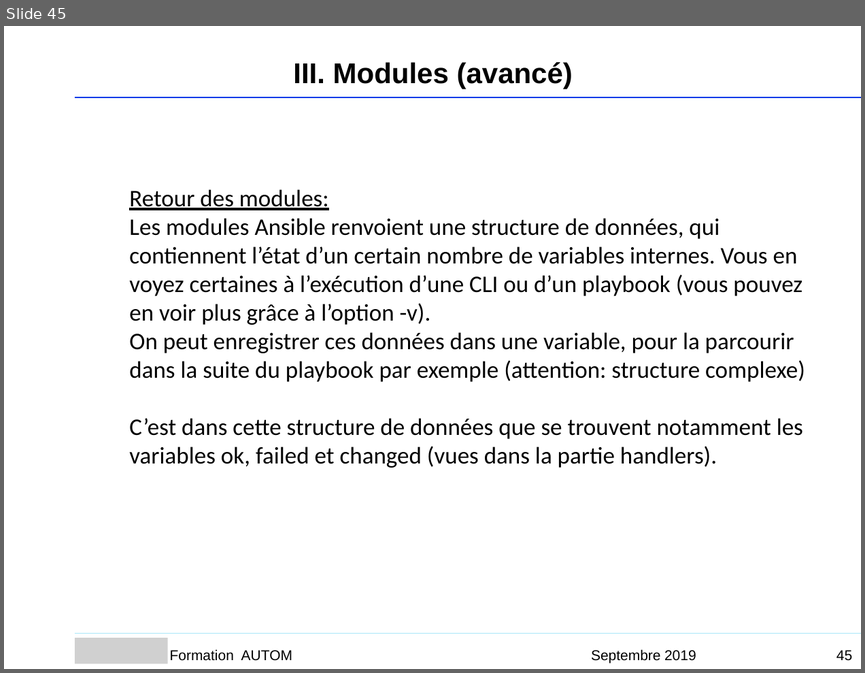
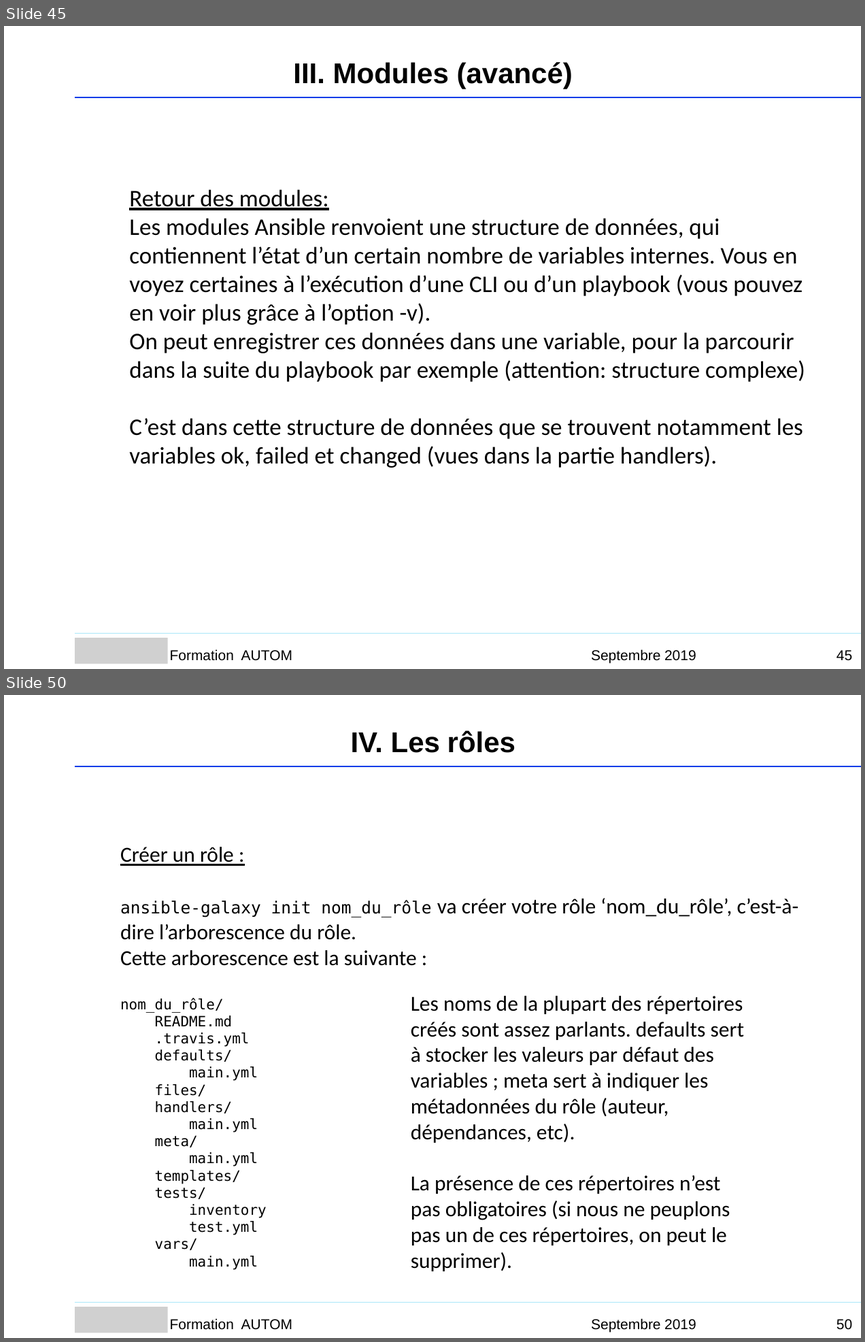
Before and after one commit to Sputnik93/cours_ansible, a slide deck: Ansible_support_cours_AGO.ppt. Shown one above the other, each under a label of ours: slide 45 before the commit, slides 45 and 50 after it; the slides between them are not shown. The pictures are 865x673 and 865x1342 pixels, drawn with LibreOffice and Linux fonts; fonts in the diff are those of the drawing; grey boxes stand for pictures; background and template pictures are left out. Boxes give left, top, right and bottom in pixels: in the first picture for what was removed or moved away, otherwise in the second. Text is boxed around its words. In the diff, an @@ line names an element or a change of style, - is before the commit and + after.

```diff
--- a/Ansible_support_cours_AGO.ppt
+++ b/Ansible_support_cours_AGO.ppt
@@ slide 50 added at [4, 695, 861, 1338], background #FFFFFF @@
@@ text added at [351, 730, 515, 753], 24 pt, text #000000, bold @@
+IV. Les rôles
@@ freeform shape added at [75, 766, 861, 766], outline #053CE8 0.99 pt @@
@@ text added at [120, 847, 799, 1270], 12 pt, text #000000 @@
+Créer un rôle :
+ansible-galaxy init nom_du_rôle va créer votre rôle ‘nom_du_rôle’, c’est-à-dire l’arborescence du rôle.
+Cette arborescence est la suivante :
+nom_du_rôle/
+README.md
+.travis.yml
+defaults/
+main.yml
+files/
+handlers/
+main.yml
+meta/
+main.yml
+templates/
+tests/
+inventory
+test.yml
+vars/
+main.yml
@@ text added at [411, 996, 744, 1271], 18 pt, text #000000 @@
+Les noms de la plupart des répertoires créés sont assez parlants. defaults sert à stocker les valeurs par défaut des variables ; meta sert à indiquer les métadonnées du rôle (auteur, dépendances, etc).
+La présence de ces répertoires n’est pas obligatoires (si nous ne peuplons pas un de ces répertoires, on peut le supprimer).
@@ freeform shape added at [75, 1302, 861, 1302], outline #AAE7F9 0.99 pt @@
@@ picture added at [75, 1307, 169, 1334] @@
@@ text added at [170, 1318, 292, 1329], 12 pt, text #000000 @@
+Formation AUTOM
@@ text added at [591, 1318, 696, 1331], 12 pt, text #000000 @@
+Septembre 2019
@@ page number added at [836, 1319, 852, 1329], 12 pt, text #000000 @@
+50
```
Also in this commit, not shown: 14 slides changed, 4 other slides added, 15 slides removed.
